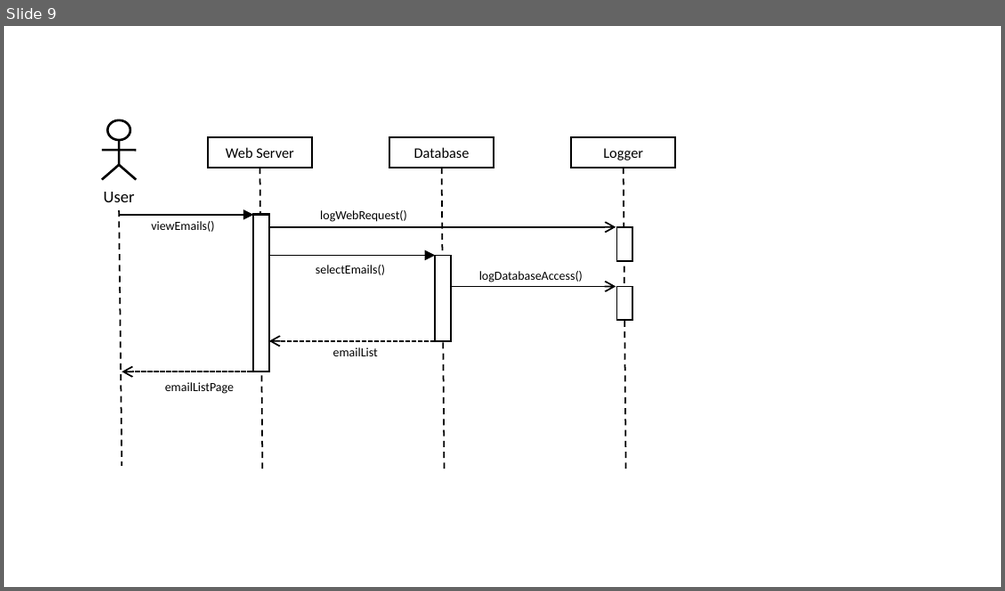
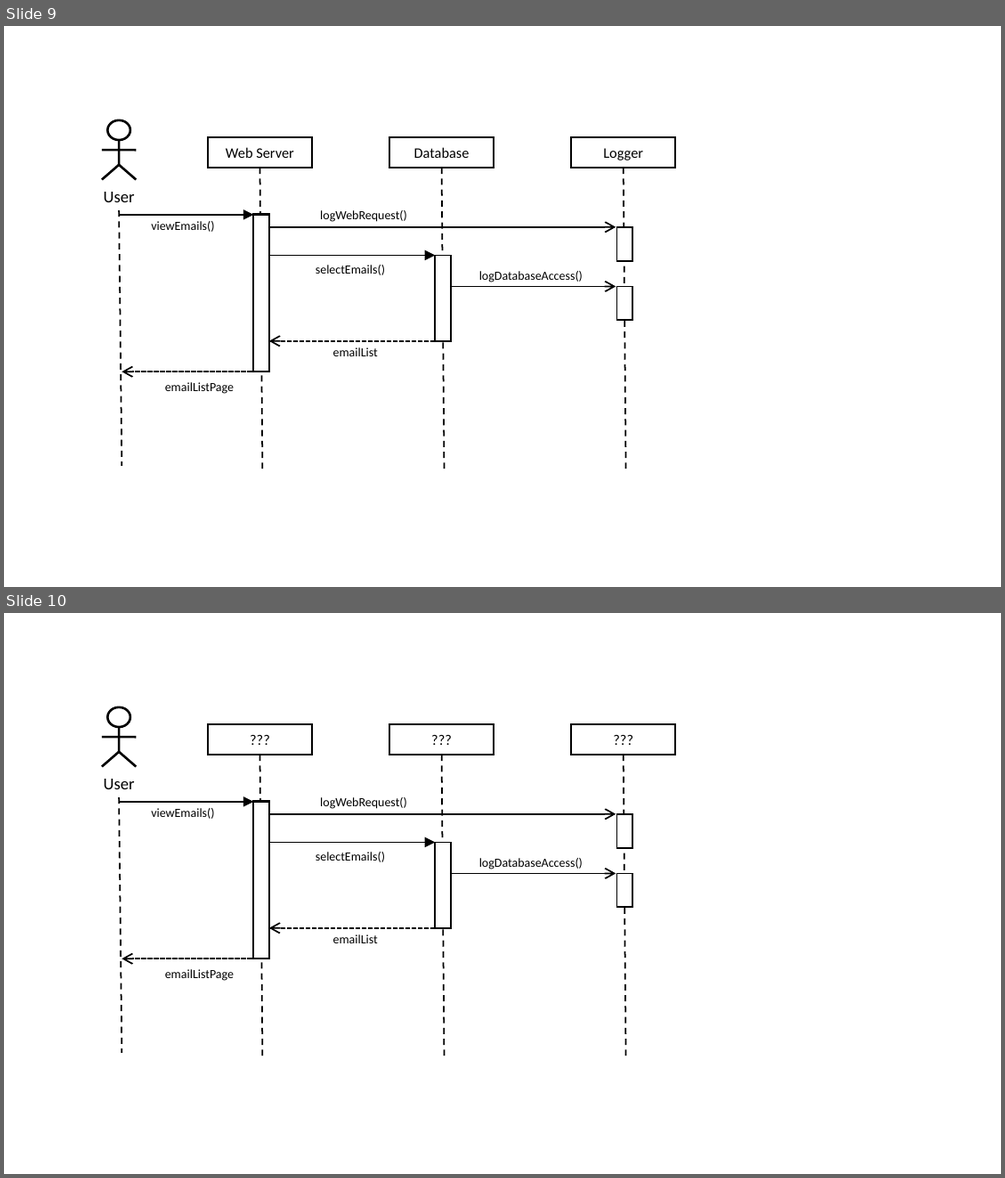
Before and after one commit to tpetricek/teaching, a slide deck: software-engineering/slides/uml.pptx. Shown one above the other, each under a label of ours: slide 9 before the commit, slides 9 and 10 after it. The pictures are 1005x591 and 1005x1178 pixels, drawn with LibreOffice and Linux fonts; fonts in the diff are those of the drawing. Boxes give left, top, right and bottom in pixels: in the first picture for what was removed or moved away, otherwise in the second. Text is boxed around its words. In the diff, an @@ line names an element or a change of style, - is before the commit and + after.

```diff
--- a/software-engineering/slides/uml.pptx
+++ b/software-engineering/slides/uml.pptx
@@ slide 10 added at bbox=[4, 613, 1001, 1174], background #FFFFFF @@
@@ rectangle added at bbox=[208, 723, 312, 755], fill #FFFFFF, outline #000000 1.5 pt, 14 pt, text #000000 @@
+???
@@ rectangle added at bbox=[390, 723, 494, 755], fill #FFFFFF, outline #000000 1.5 pt, 14 pt, text #000000 @@
+???
@@ rectangle added at bbox=[572, 723, 676, 755], fill #FFFFFF, outline #000000 1.5 pt, 14 pt, text #000000 @@
+???
@@ group added at bbox=[102, 707, 137, 766]: 4 lines, 1 ellipse @@
@@ line added from (259, 755) to (263, 1055), #000000 1.5 pt dashed @@
@@ line added from (442, 755) to (445, 1055), #000000 1.5 pt dashed @@
@@ line added from (623, 755) to (626, 1055), #000000 1.5 pt dashed @@
@@ text added at bbox=[104, 779, 135, 789], 16 pt, text #000000 @@
+User
@@ line added from (119, 798) to (122, 1053), #000000 1.5 pt dashed @@
@@ text added at bbox=[320, 797, 407, 809], 12 pt, text #000000 @@
+logWebRequest()
@@ arrow added from (119, 802) to (254, 802), #000000 1.5 pt @@
@@ text added at bbox=[151, 808, 214, 819], 12 pt, text #000000 @@
+viewEmails()
@@ rectangle added at bbox=[254, 801, 269, 911], fill #FFFFFF, outline #000000 1.5 pt @@
@@ rectangle added at bbox=[254, 802, 269, 958], fill #FFFFFF, outline #000000 1.5 pt @@
@@ arrow added from (269, 814) to (615, 814), #000000 1.5 pt @@
@@ rectangle added at bbox=[617, 814, 633, 848], fill #FFFFFF, outline #000000 1.5 pt @@
@@ arrow added from (269, 843) to (436, 843), #000000 1.5 pt @@
@@ text added at bbox=[316, 852, 385, 862], 12 pt, text #000000 @@
+selectEmails()
@@ rectangle added at bbox=[436, 843, 451, 929], fill #FFFFFF, outline #000000 1.5 pt @@
@@ arrow added from (451, 873) to (615, 873), #000000 1.5 pt @@
@@ text added at bbox=[479, 858, 582, 869], 12 pt, text #000000 @@
+logDatabaseAccess()
@@ rectangle added at bbox=[617, 873, 633, 907], fill #FFFFFF, outline #000000 1.5 pt @@
@@ arrow added from (436, 928) to (269, 928), #000000 1.5 pt dashed @@
@@ arrow added from (252, 958) to (122, 958), #000000 1.5 pt dashed @@
@@ text added at bbox=[333, 934, 378, 943], 12 pt, text #000000 @@
+emailList
@@ text added at bbox=[165, 969, 234, 981], 12 pt, text #000000 @@
+emailListPage
```
Also in this commit, not shown: 2 other slides added, 9 other files.
